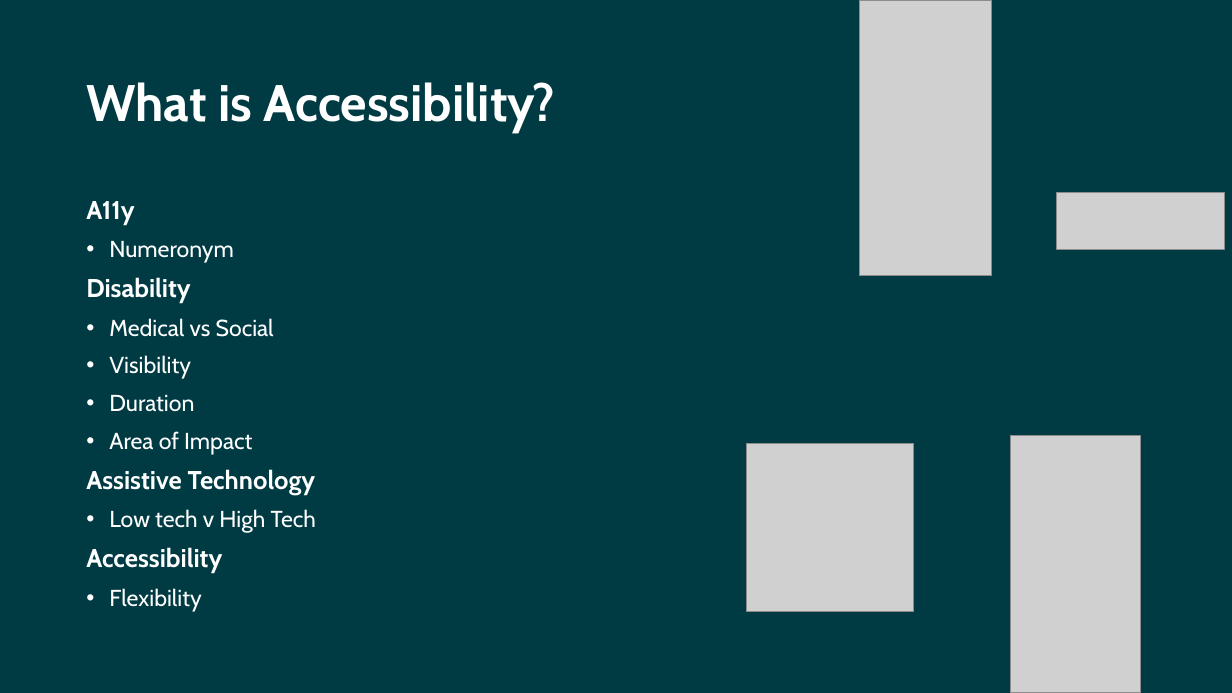
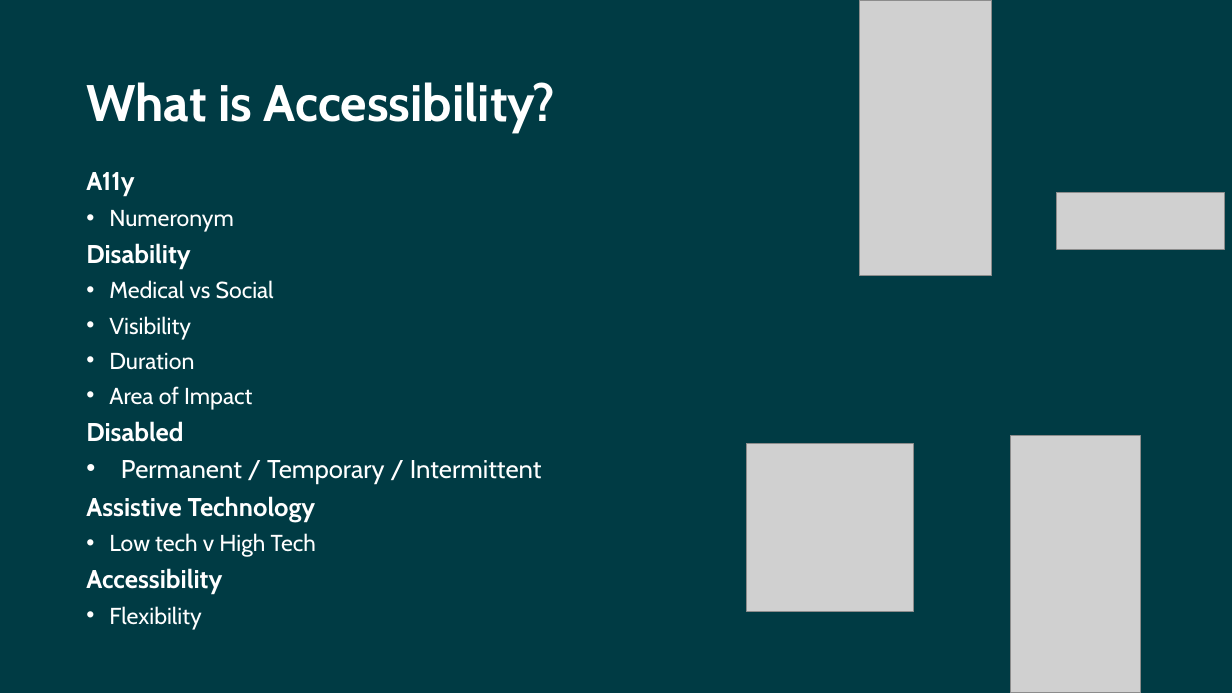
Before and after one commit to CorgiDev/A11y-Materials, a slide deck: slide 4 of Presentations/2025/Introduction to Accessibility.pptx. Drawn at 1232x693 pixels with LibreOffice and Linux fonts; fonts in the diff are those of the drawing; grey boxes stand for pictures; background and template pictures are left out. Boxes give left, top, right and bottom in pixels: in the first picture for what was removed or moved away, otherwise in the second. Text is boxed around its words. In the diff, an @@ line names an element or a change of style, - is before the commit and + after.

```diff
--- a/Presentations/2025/Introduction to Accessibility.pptx
+++ b/Presentations/2025/Introduction to Accessibility.pptx
@@ text "A11y": place and size @@
-text "A11y" at <box>86,201,316,612</box>
+text "A11y" at <box>86,172,542,630</box>
@@ text at <box>86,172,316,630</box>: line spacing 0.9 to 0.8 @@
@@ text at <box>86,421,542,484</box>: paragraphs added @@
+Disabled
+• Permanent / Temporary / Intermittent
```
Also in this commit, not shown: 1 other slide changed.
